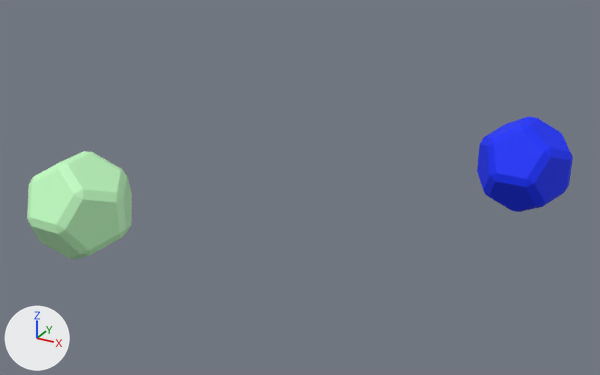
The FBX model !Art Assets/Blaise/Fbx/geostar.fbx: old version first, new version second.
Rendered twice from a camera (50 mm lens) standing at (0.0343, -0.1526, 0.0609) and looking at (-0.0334, -0.0295, -0.0006). The axes (+X, +Y, +Z) are drawn at lower left. The lights are the same throughout. Where no turn or scale is listed for an object, it has been applied to the vertices.

The first picture shows 'geostar', 'geostar11_36scale'.
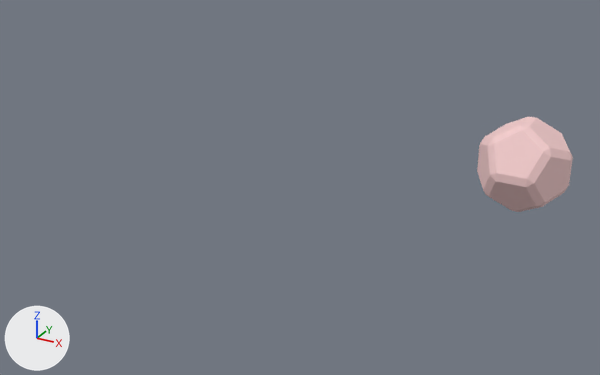
Where the change shows, as pixel boxes (x1, y1, x2, y2) in the pictures (600 x 375 px):
'geostar11_36scale', deleted: before (27, 151, 132, 259)
'geostar', recoloured: (477, 117, 573, 212) in both

The change in detail:
Material 'blinn1' (mat_blinn1) changes colour from blue #002bff to pink #f5cdcd; in linear values from (0.0, 0.0237, 1.0) to (0.916, 0.613, 0.613).
Object 'geostar11_36scale' (ob_geostar11_36scale) is deleted.
